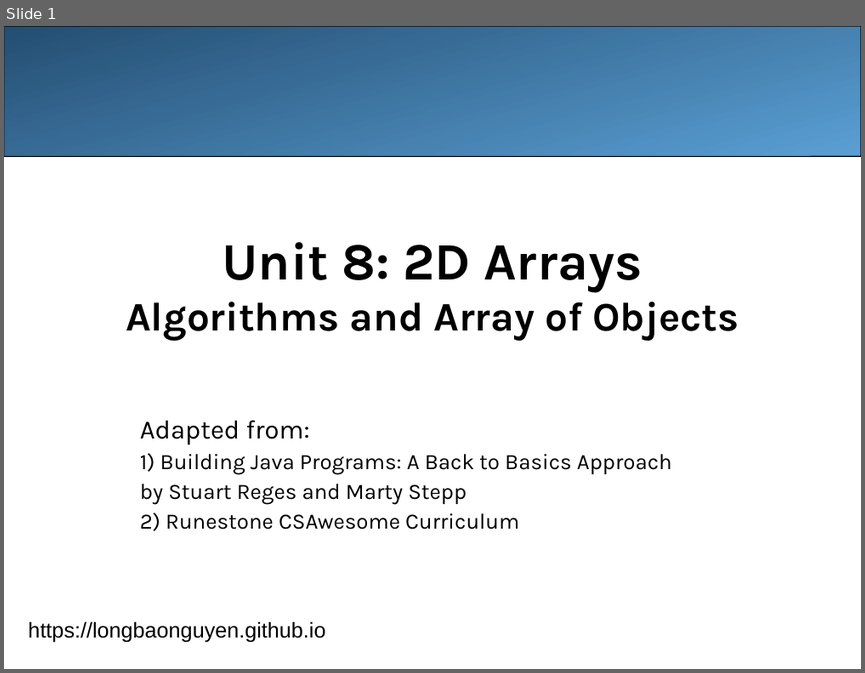
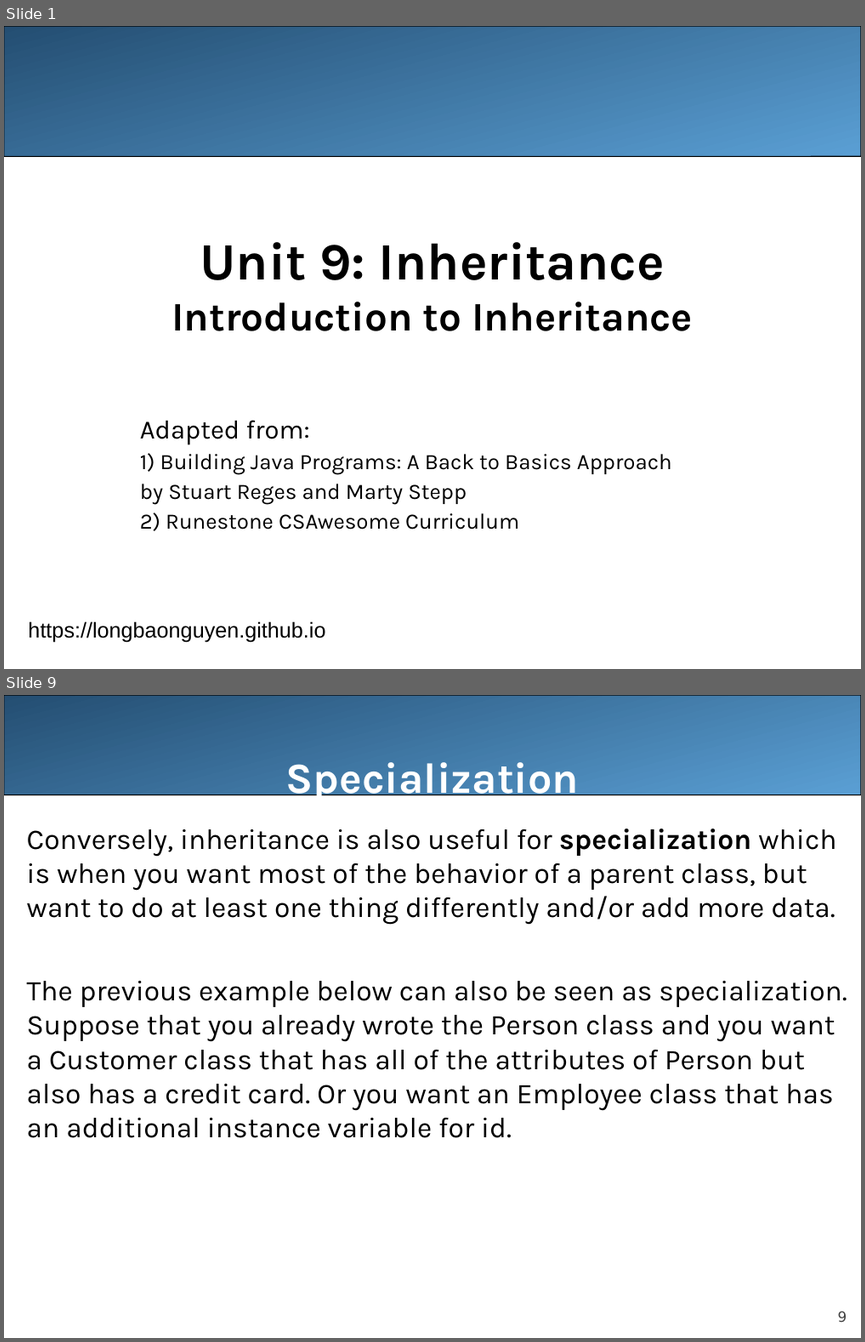
Before and after one commit to LongBaoNguyen/longbaonguyen.github.io, a slide deck: courses/apcsa/lecture21.ppt. Shown one above the other, each under a label of ours: slide 1 before the commit, slides 1 and 9 after it; the slides between them are not shown. The pictures are 865x673 and 865x1342 pixels, drawn with LibreOffice and Linux fonts; fonts in the diff are those of the drawing. Boxes give left, top, right and bottom in pixels: in the first picture for what was removed or moved away, otherwise in the second. Text is boxed around its words. In the diff, an @@ line names an element or a change of style, - is before the commit and + after.

```diff
--- a/courses/apcsa/lecture21.ppt
+++ b/courses/apcsa/lecture21.ppt
@@ slide 9 added at (x1=4, y1=695, x2=861, y2=1338), background #FFFFFF @@
@@ rounded rectangle added at (x1=4, y1=695, x2=861, y2=795), fill gradient #244E72 to #5A9FD4, outline #000000 0.74 pt @@
@@ title added at (x1=286, y1=762, x2=579, y2=804), 36 pt, text #FFFFFF, bold @@
+Specialization
@@ text added at (x1=27, y1=828, x2=846, y2=1138), 24 pt, text #000000 @@
+Conversely, inheritance is also useful for specialization which is when you want most of the behavior of a parent class, but want to do at least one thing differently and/or add more data.
+The previous example below can also be seen as specialization. Suppose that you already wrote the Person class and you want a Customer class that has all of the attributes of Person but also has a credit card. Or you want an Employee class that has an additional instance variable for id.
@@ page number added at (x1=838, y1=1310, x2=847, y2=1321), 12 pt, text #424242 @@
+9
@@ slide 1 changed as well @@
@@ title at (x1=172, y1=242, x2=693, y2=331): text changed @@
-Unit 8: 2D Arrays
-Algorithms and Array of Objects
+Unit 9: Inheritance
+Introduction to Inheritance
```
Also in this commit, not shown: 24 other slides added, 24 slides removed, 21 other files.
